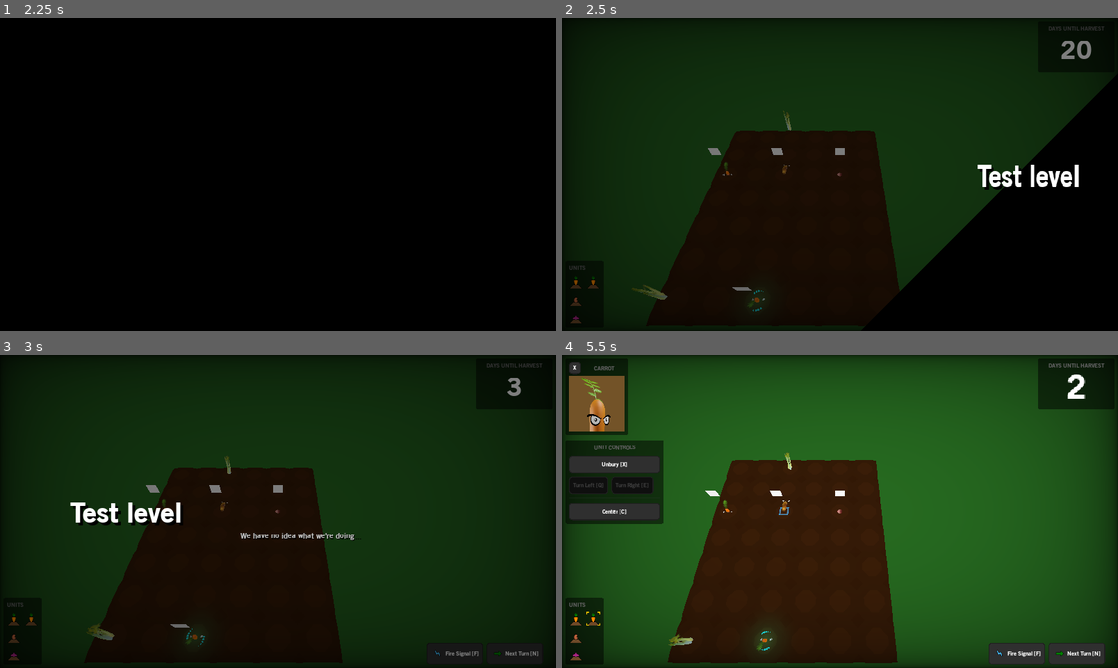
Above: before the commit, frames 1-4 (two rows, left to right).
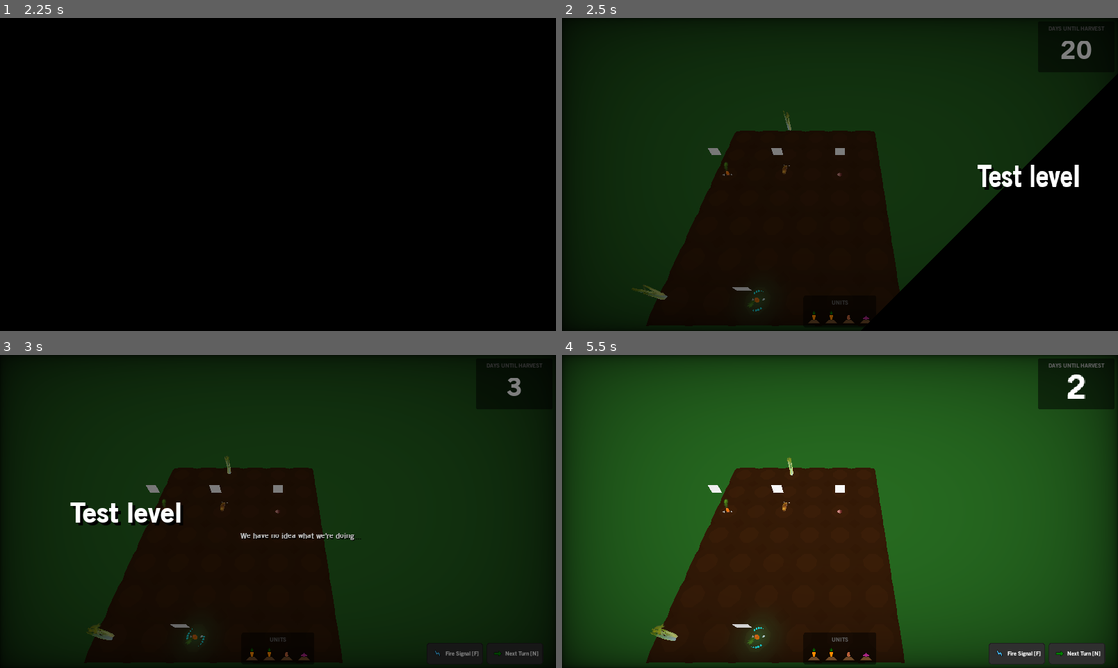
Above: after the commit, the same moments.

Repository: wingedadventurer/gwj-xii
Game: Godot game, scene res://scenes/ui/menus/main_menu.tscn
The game is run twice, just before and just after one commit, with the same random seed, the same clock (stepped at 60 frames per second) and the same inputs.
Inputs (mouse positions are in pixels of both pictures, inside the frame that each line leads up to):
- Up to frame 1 (2.25 s): click "Play" at 0.5 s; click "First Crops" at 1.25 s; click "Next Turn [N]" at 2 s
- Up to frame 2 (2.5 s): no input
- Up to frame 3 (3 s): click "Next Turn [N]" at 2.75 s
- Up to frame 4 (5.5 s): click "Fire Signal [F]" at 3.5 s; click (573, 617) at 4.27 s; click (595, 617) at 5.02 s

Frame 1 is identical in both runs. In frame 2, 0.2% of the frame differs, in the area x 1-56%, y 79-98%; in frame 3, 0.2%; in frame 4, 11%, in the area x 0-62%, y 1-99%.

Commit message:
Reorganize game ui; added unit control icons

Diff:
--- a/godot-project/scenes/ui/static_ui.tscn
+++ b/godot-project/scenes/ui/static_ui.tscn
@@ -69,7 +69,8 @@
 stream = ExtResource( 6 )
 
 [node name="unit_icons" parent="." instance=ExtResource( 7 )]
-margin_right = 57.0
+margin_top = -81.0
+margin_bottom = -8.0
 
 [node name="harvest_day" type="PanelContainer" parent="."]
 editor/display_folded = true
--- a/godot-project/scenes/ui/unit_icons.tscn
+++ b/godot-project/scenes/ui/unit_icons.tscn
@@ -4,12 +4,15 @@
 [ext_resource path="res://scripts/ui/unit_icons.gd" type="Script" id=2]
 
 [node name="unit_icons" type="PanelContainer"]
+anchor_left = 0.5
 anchor_top = 1.0
+anchor_right = 0.5
 anchor_bottom = 1.0
-margin_left = 8.0
-margin_top = -161.0
-margin_right = 66.0
-margin_bottom = -8.0
+margin_left = -29.0
+margin_top = -77.0
+margin_right = 29.0
+margin_bottom = -4.0
+grow_horizontal = 2
 theme = ExtResource( 1 )
 script = ExtResource( 2 )
 
@@ -17,7 +20,7 @@
 margin_left = 8.0
 margin_top = 8.0
 margin_right = 50.0
-margin_bottom = 145.0
+margin_bottom = 65.0
 custom_constants/separation = 8
 
 [node name="label" type="Label" parent="vb"]
@@ -25,25 +28,13 @@
 margin_right = 42.0
 margin_bottom = 17.0
 text = "Units"
+align = 1
 uppercase = true
 
-[node name="carrots" type="HBoxContainer" parent="vb"]
+[node name="units" type="HBoxContainer" parent="vb"]
 margin_top = 25.0
 margin_right = 42.0
 margin_bottom = 57.0
 rect_min_size = Vector2( 32, 32 )
 custom_constants/separation = 8
-
-[node name="potatoes" type="HBoxContainer" parent="vb"]
-margin_top = 65.0
-margin_right = 42.0
-margin_bottom = 97.0
-rect_min_size = Vector2( 32, 32 )
-custom_constants/separation = 8
-
-[node name="onions" type="HBoxContainer" parent="vb"]
-margin_top = 105.0
-margin_right = 42.0
-margin_bottom = 137.0
-rect_min_size = Vector2( 32, 32 )
-custom_constants/separation = 8
+alignment = 1
--- a/godot-project/scenes/ui/unit_ui.tscn
+++ b/godot-project/scenes/ui/unit_ui.tscn
@@ -1,9 +1,13 @@
-[gd_scene load_steps=15 format=2]
+[gd_scene load_steps=19 format=2]
 
 [ext_resource path="res://themes/main_theme.tres" type="Theme" id=1]
 [ext_resource path="res://scripts/unit_ui.gd" type="Script" id=2]
 [ext_resource path="res://scenes/ui/button.tscn" type="PackedScene" id=3]
 [ext_resource path="res://textures/unit_profiles/profile_carrot.png" type="Texture" id=4]
+[ext_resource path="res://textures/icons/icon_bury_unbury.png" type="Texture" id=5]
+[ext_resource path="res://textures/icons/icon_turn_left.png" type="Texture" id=6]
+[ext_resource path="res://textures/icons/icon_turn_right.png" type="Texture" id=7]
+[ext_resource path="res://textures/icons/icon_center.png" type="Texture" id=8]
 
 [sub_resource type="InputEventAction" id=1]
 action = "shortcut_back"
@@ -100,21 +104,23 @@
 expand = true
 
 [node name="p_2" type="PanelContainer" parent="."]
+anchor_top = 1.0
+anchor_bottom = 1.0
 margin_left = 8.0
-margin_top = 195.505
-margin_right = 234.0
-margin_bottom = 385.505
+margin_top = -201.0
+margin_right = 310.0
+margin_bottom = -8.0
 
 [node name="vb" type="VBoxContainer" parent="p_2"]
 margin_left = 8.0
 margin_top = 8.0
-margin_right = 226.0
+margin_right = 294.0
 margin_bottom = 185.0
 custom_constants/separation = 12
 
 [node name="label" type="Label" parent="p_2/vb"]
 modulate = Color( 0.376471, 0.376471, 0.376471, 1 )
-margin_right = 218.0
+margin_right = 286.0
 margin_bottom = 17.0
 text = "Unit controls"
 align = 1
@@ -122,50 +128,55 @@
 
 [node name="vb" type="VBoxContainer" parent="p_2/vb"]
 margin_top = 29.0
-margin_right = 218.0
+margin_right = 286.0
 margin_bottom = 177.0
 custom_constants/separation = 8
 
 [node name="button_bury_unbury" parent="p_2/vb/vb" instance=ExtResource( 3 )]
-margin_right = 218.0
+margin_right = 286.0
 margin_bottom = 40.0
 rect_min_size = Vector2( 0, 40 )
 shortcut = SubResource( 4 )
 text = "Bury / Unbury [X]"
+icon = ExtResource( 5 )
 
 [node name="hb" type="HBoxContainer" parent="p_2/vb/vb"]
 margin_top = 48.0
-margin_right = 218.0
+margin_right = 286.0
 margin_bottom = 88.0
 custom_constants/separation = 8
 
 [node name="button_turn_left" parent="p_2/vb/vb/hb" instance=ExtResource( 3 )]
-margin_right = 101.0
+margin_right = 135.0
 margin_bottom = 40.0
 rect_min_size = Vector2( 0, 40 )
 shortcut = SubResource( 6 )
 text = "Turn Left [Q]"
+icon = ExtResource( 6 )
 
 [node name="button_turn_right" parent="p_2/vb/vb/hb" instance=ExtResource( 3 )]
-margin_left = 109.0
-margin_right = 218.0
+margin_left = 143.0
+margin_right = 286.0
 margin_bottom = 40.0
 rect_min_size = Vector2( 0, 40 )
 shortcut = SubResource( 8 )
 text = "Turn Right [E]"
+icon = ExtResource( 7 )
 
 [node name="h_separator" type="HSeparator" parent="p_2/vb/vb"]
+modulate = Color( 0.501961, 0.501961, 0.501961, 1 )
 margin_top = 96.0
-margin_right = 218.0
+margin_right = 286.0
 margin_bottom = 100.0
 
 [node name="button_center" parent="p_2/vb/vb" instance=ExtResource( 3 )]
 margin_top = 108.0
-margin_right = 218.0
+margin_right = 286.0
 margin_bottom = 148.0
 rect_min_size = Vector2( 0, 40 )
 shortcut = SubResource( 10 )
 text = "Center [C]"
+icon = ExtResource( 8 )
 [connection signal="pressed" from="p/vb/hb/button_close" to="." method="_on_button_close_pressed"]
 [connection signal="pressed" from="p_2/vb/vb/button_bury_unbury" to="." method="_on_button_bury_unbury_pressed"]
 [connection signal="pressed" from="p_2/vb/vb/hb/button_turn_left" to="." method="_on_button_turn_left_pressed"]
--- a/godot-project/scripts/ui/unit_icons.gd
+++ b/godot-project/scripts/ui/unit_icons.gd
@@ -2,20 +2,18 @@
 
 onready var scene_unit_icon = preload("res://scenes/ui/unit_icon.tscn")
 
-onready var list_carrots = get_node("vb/carrots")
-onready var list_potatoes = get_node("vb/potatoes")
-onready var list_onions = get_node("vb/onions")
+onready var list_units = get_node("vb/units")
 
 func _ready() -> void:
 	fill_lists()
 
 func fill_lists() -> void:
 	for carrot in get_tree().get_nodes_in_group("carrot"):
-		add_icon(list_carrots, carrot)
+		add_icon(list_units, carrot)
 	for potato in get_tree().get_nodes_in_group("potato"):
-		add_icon(list_potatoes, potato)
+		add_icon(list_units, potato)
 	for onion in get_tree().get_nodes_in_group("onion"):
-		add_icon(list_onions, onion)
+		add_icon(list_units, onion)
 
 func add_icon(list, unit) -> void:
 	var unit_icon = scene_unit_icon.instance()
Not shown: 1 places in godot-project/scenes/ui/unit_ui.tscn that only renumber resources
Binary file added: godot-project/textures/icons/icon_bury_unbury.png
Not shown, added: godot-project/textures/icons/icon_bury_unbury.png.import
Binary file added: godot-project/textures/icons/icon_center.png
Not shown, added: godot-project/textures/icons/icon_center.png.import
Binary file added: godot-project/textures/icons/icon_turn_left.png
Not shown, added: godot-project/textures/icons/icon_turn_left.png.import
Binary file added: godot-project/textures/icons/icon_turn_right.png
Not shown, added: godot-project/textures/icons/icon_turn_right.png.import
Binary file added: godot-project/textures/levels/level_test_2.png
Not shown, added: godot-project/textures/levels/level_test_2.png.import
